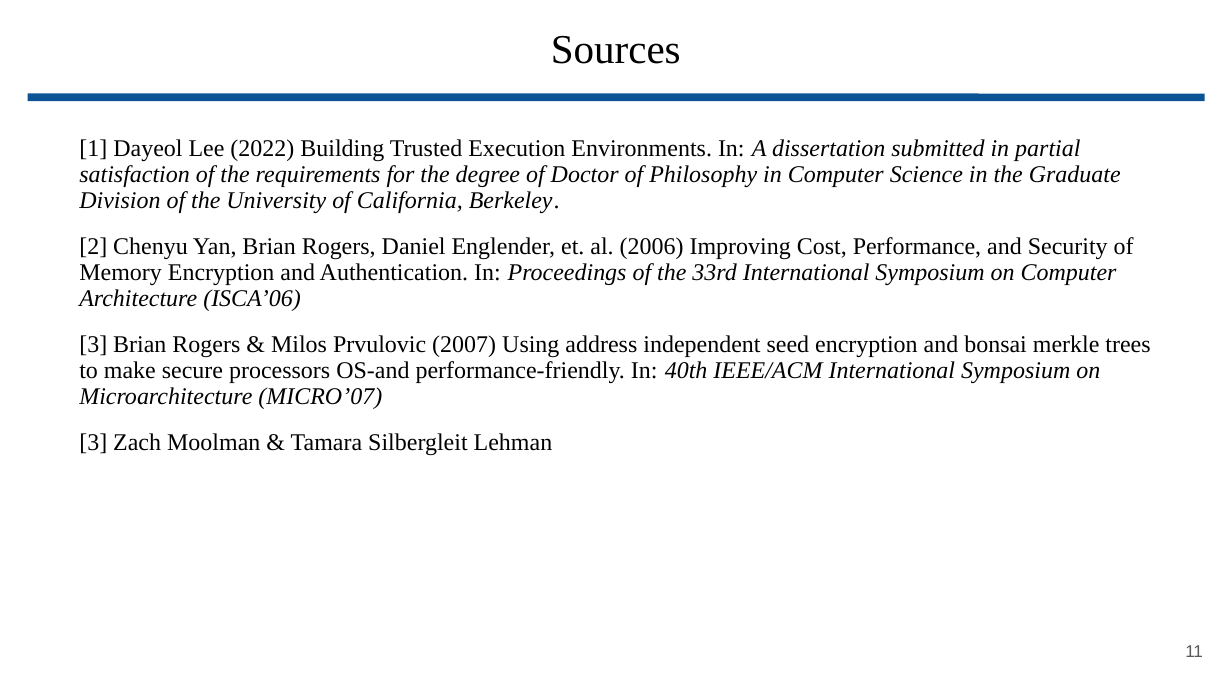
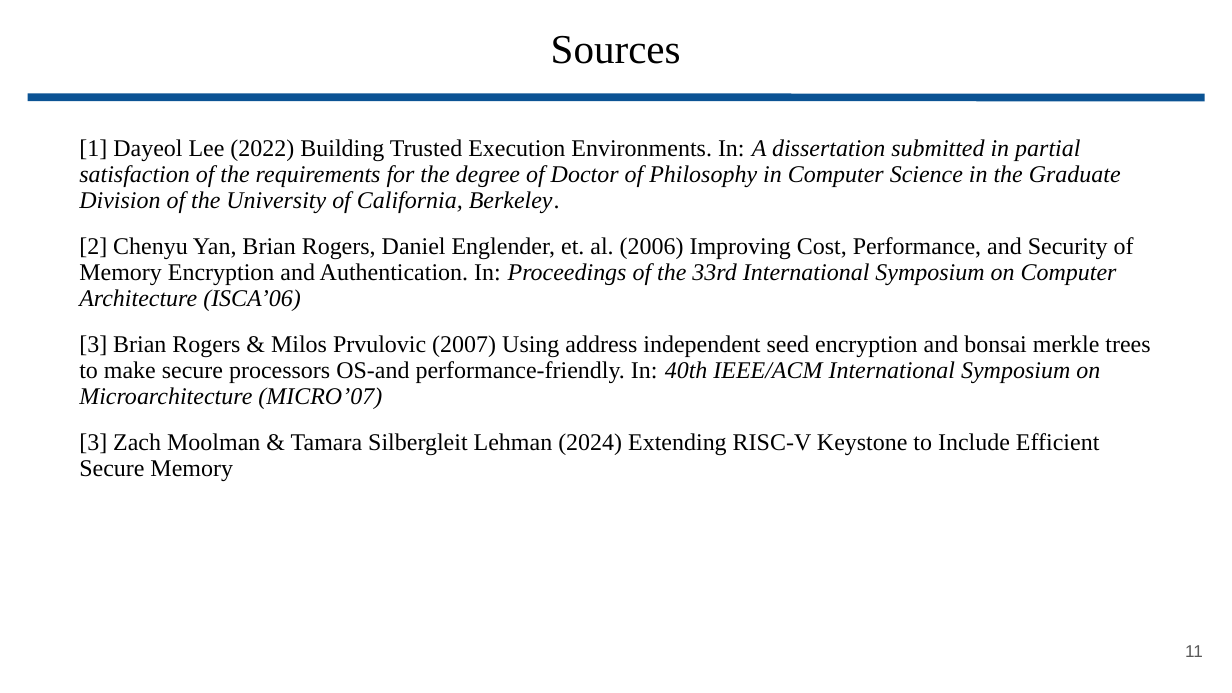
Before and after one commit to wbuz24/grad-research, a slide deck: slide 11 of presentations/update.11.15.pptx. Drawn at 1232x693 pixels with LibreOffice and Linux fonts; fonts in the diff are those of the drawing. Boxes give left, top, right and bottom in pixels: in the first picture for what was removed or moved away, otherwise in the second. Text is boxed around its words. In the diff, an @@ line names an element or a change of style, - is before the commit and + after.

```diff
--- a/presentations/update.11.15.pptx
+++ b/presentations/update.11.15.pptx
@@ text at [79, 433, 1099, 481]: text changed @@
-[3] Zach Moolman & Tamara Silbergleit Lehman
+[3] Zach Moolman & Tamara Silbergleit Lehman (2024) Extending RISC-V Keystone to Include Efficient Secure Memory
```
Also in this commit, not shown: 2 other slides changed, 1 other file.
